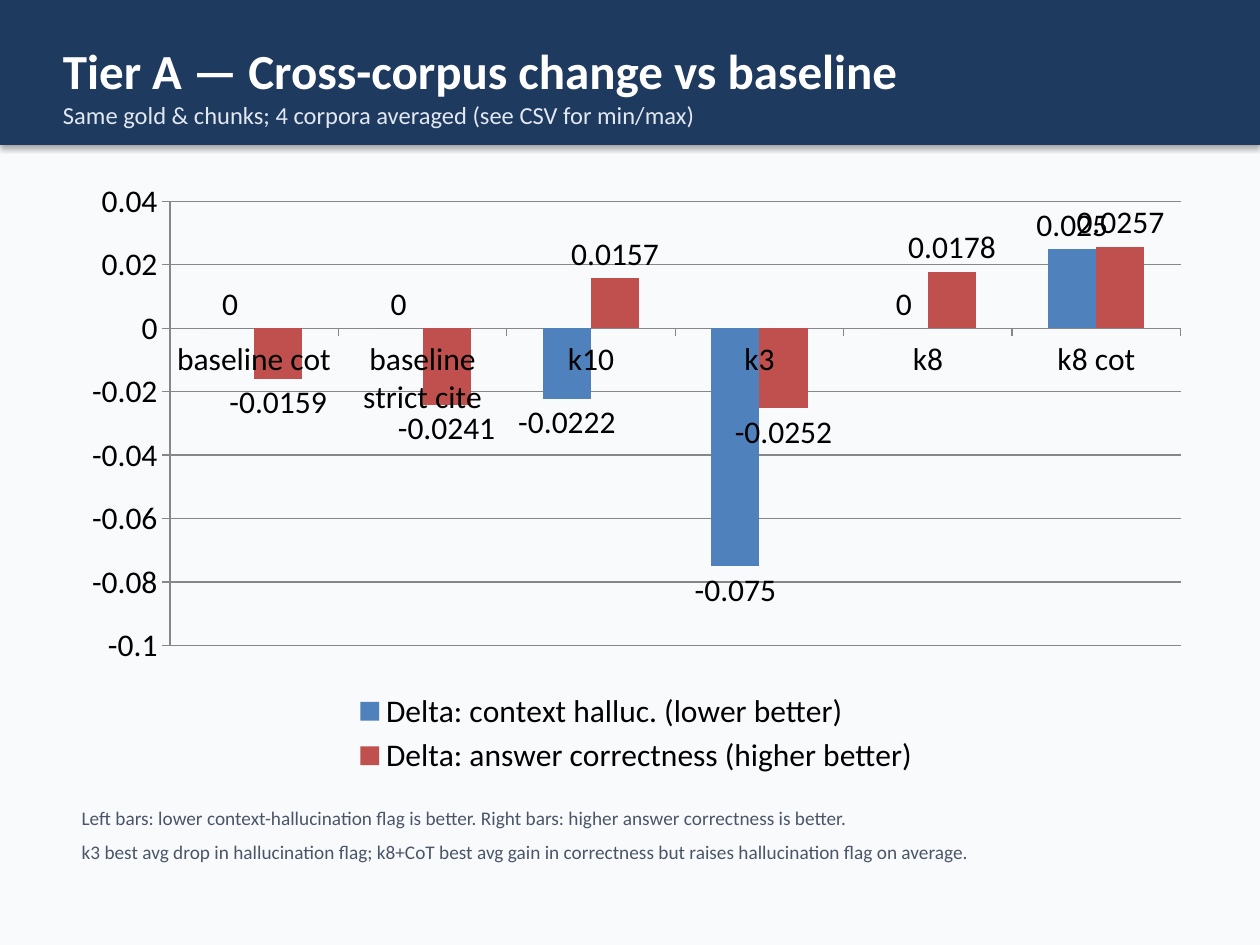
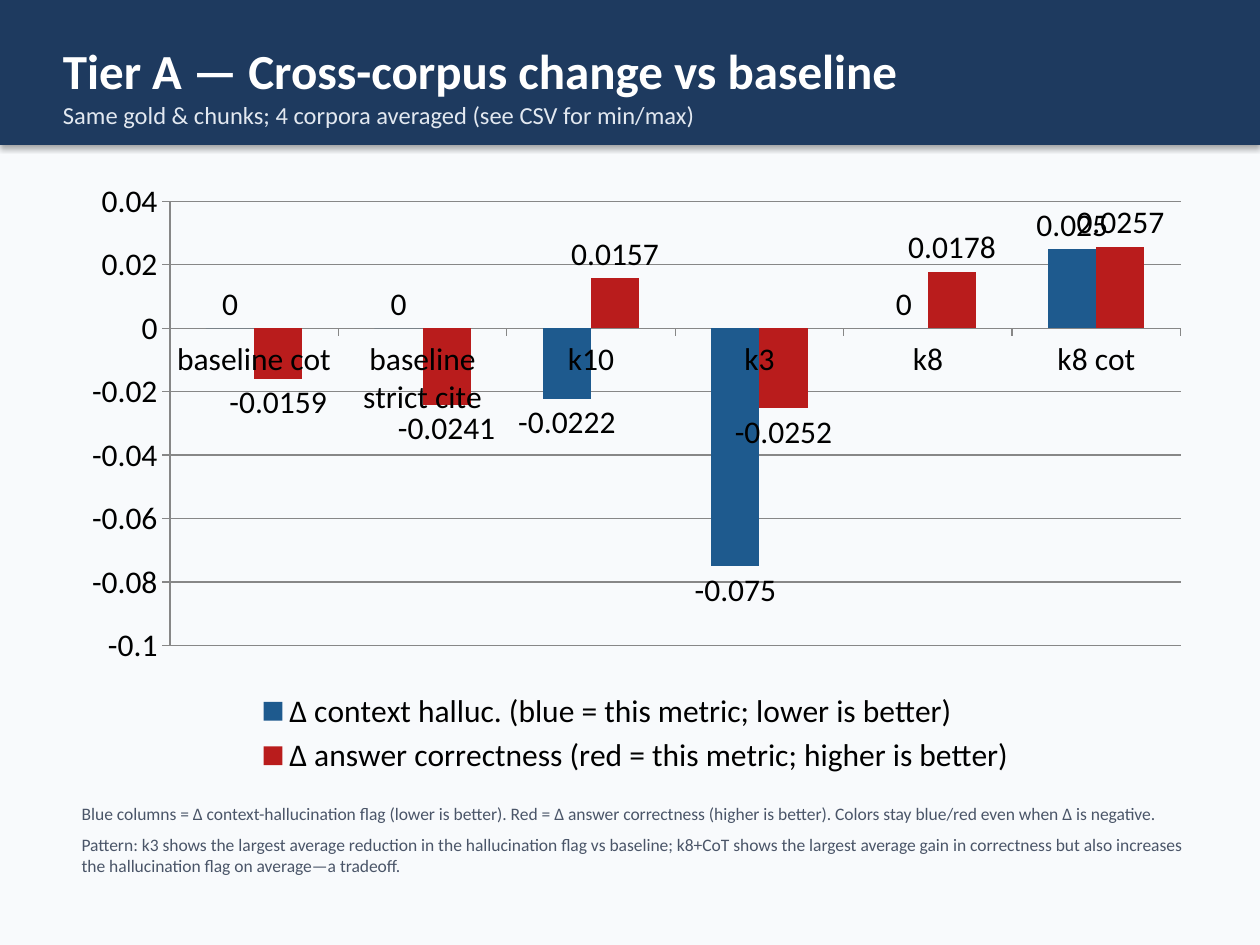
Before and after one commit to TrevorConnolly/FinanceQAHallucinations, a slide deck: slide 7 of outputs/presentation/RAG_Hallucination_Capstone.pptx (slide 6 before the commit). Drawn at 1260x945 pixels with LibreOffice and Linux fonts; fonts in the diff are those of the drawing. Boxes give left, top, right and bottom in pixels: in the first picture for what was removed or moved away, otherwise in the second. Text is boxed around its words. In the diff, an @@ line names an element or a change of style, - is before the commit and + after.

```diff
--- a/outputs/presentation/RAG_Hallucination_Capstone.pptx
+++ b/outputs/presentation/RAG_Hallucination_Capstone.pptx
@@ column chart at (69,170,1203,781) @@
-Delta: context halluc. (lower better): 0, 0, -0.0222, -0.075, 0, 0.025
+Δ context halluc. (blue = this metric; lower is better): 0, 0, -0.0222, -0.075, 0, 0.025
@@ colour of Δ context halluc. (blue = this metric; lower is better) #4F81BD to #1E5A8E @@
@@ colours of single points changed @@
-Delta: answer correctness (higher better): -0.0159, -0.0241, 0.0157, -0.0252, 0.0178, 0.0257
+Δ answer correctness (red = this metric; higher is better): -0.0159, -0.0241, 0.0157, -0.0252, 0.0178, 0.0257
@@ colour of Δ answer correctness (red = this metric; higher is better) #C0504D to #B91C1C @@
@@ colours of single points changed @@
@@ text at (82,807,1182,875): text changed; size 11 to 10 pt @@
-Left bars: lower context-hallucination flag is better. Right bars: higher answer correctness is better.
-k3 best avg drop in hallucination flag; k8+CoT best avg gain in correctness but raises hallucination flag on average.
+Blue columns = Δ context-hallucination flag (lower is better). Red = Δ answer correctness (higher is better). Colors stay blue/red even when Δ is negative.
+Pattern: k3 shows the largest average reduction in the hallucination flag vs baseline; k8+CoT shows the largest average gain in correctness but also increases the hallucination flag on average—a tradeoff.
```
Also in this commit, not shown: 1 other slide changed, 4 slides added, 3 slides removed, 1 other file.
